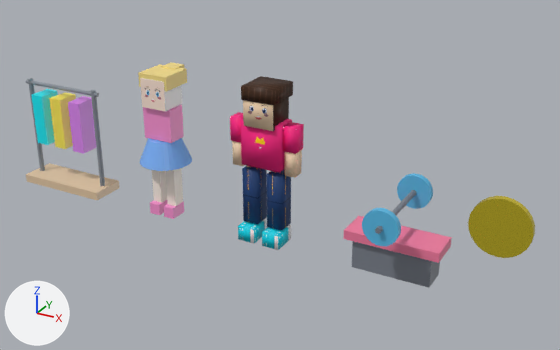
A saved change to the Blender file gameassets.blend.
One viewpoint serves both versions: a 50 mm lens placed at (4.55, -7.92, 4.9), pointed at (0.1, 0.16, 0.86). The lights are fixed; the arrows at lower left show +X, +Y and +Z. The older version comes first.

Objects in the first picture: 'Clothing_Rack', 'Coin', 'Girl_NPC_1', 'Gym_Bench', 'Player_Character'.
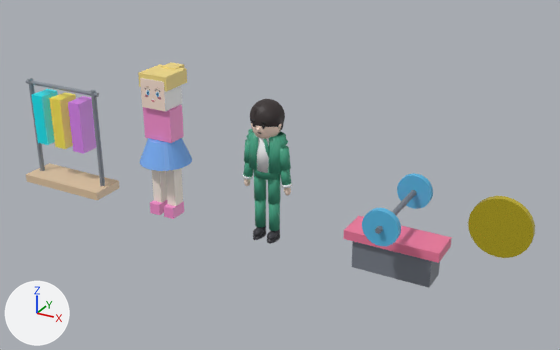
Commit message: feat: redesign player character to match stylized mobile tycoon ad aesthetic

What differs and where, as boxes [x1, y1, x2, y2] in the pictures (560 x 350 px):
'Player_Character', reshaped, moved, recoloured (33% narrower, 17% shorter): before [230, 76, 304, 250]; after [243, 99, 292, 244]
part 1 of me_cube, added: after [251, 123, 281, 139]
part 2 of me_cube, added: after [250, 99, 285, 127]
part 3 of me_cube, added: after [256, 136, 269, 173]
part 4 of me_cube, added: after [248, 129, 257, 170]
part 5 of me_cube, added (green): after [269, 132, 286, 174]
part 6 of me_cube, added: after [254, 164, 277, 180]
part 7 of me_cube, added: after [254, 176, 266, 201]
part 8 of me_cube, added: after [255, 200, 266, 227]
part 9 of me_cube, added: after [268, 174, 280, 204]
part 10 of me_cube, added: after [269, 203, 280, 231]
part 11 of me_cube, added: after [253, 227, 264, 237]
part 12 of me_cube, added: after [253, 233, 266, 240]
part 13 of me_cube, added: after [267, 231, 277, 240]
part 14 of me_cube, added: after [267, 237, 280, 244]
part 15 of me_cube, deleted: before [230, 76, 304, 178]
part 16 of me_cube, cut back: before [238, 166, 291, 250]; after [243, 106, 292, 192]

Diff of the bpy script that builds the scene:
```diff
--- a/gameassets.blend.py
+++ b/gameassets.blend.py
@@ me_cube @@
-me_cube.from_pydata(...)  # 88 vertices, 66 faces; spans x -0.47..0.47, y -0.24..0.27, z 0.0..2.11
-me_cube.materials.append(mat_player_material)  # picture img_player_texture_png_004
+me_cube.from_pydata(...)  # 4870 vertices, 4636 faces; spans x -0.36..0.36, y -0.22..0.25, z -1.62..0.28
+# me_cube part 1: a new loose piece, a UV sphere (32 segments, 24 rings, poles along z) spanning x -0.19..0.19, y -0.19..0.19, z -0.24..0.24, in mat_mat_tycoon_skin (beige #ffe5d4)
+# me_cube part 2: a new loose piece, a UV sphere (32 segments, 24 rings, poles along z) spanning x -0.22..0.22, y -0.2..0.25, z -0.14..0.28, in mat_mat_tycoon_hair (dark grey #3f3838)
+# me_cube part 3: a new loose piece, a 24-sided cylinder along z spanning x -0.13..0.13, y -0.13..0.11, z -0.63..-0.15, in mat_mat_tycoon_shirt (white #fafcfd)
+# me_cube part 4: a new loose piece, a 20-sided cylinder along z spanning x -0.25..0.0, y -0.1..0.13, z -0.63..-0.15, in mat_mat_tycoon_suit (green #4ba686)
+# me_cube part 5: a new loose piece, a 20-sided cylinder along z spanning x 0.0..0.25, y -0.1..0.13, z -0.63..-0.15, in mat_mat_tycoon_suit (green #4ba686)
+# me_cube part 6: a new loose piece, a 22-sided cylinder along z spanning x -0.18..0.18, y -0.12..0.14, z -0.73..-0.55, in mat_mat_tycoon_suit (green #4ba686)
+# me_cube part 7: a new loose piece, an 18-sided cylinder along z spanning x -0.18..-0.03, y -0.07..0.09, z -1.08..-0.66, in mat_mat_tycoon_suit (green #4ba686)
+# me_cube part 8: a new loose piece, an 18-sided cylinder along z spanning x -0.18..-0.03, y -0.06..0.08, z -1.47..-1.05, in mat_mat_tycoon_suit (green #4ba686)
+# me_cube part 9: a new loose piece, an 18-sided cylinder along z spanning x 0.03..0.18, y -0.07..0.09, z -1.08..-0.66, in mat_mat_tycoon_suit (green #4ba686)
+# me_cube part 10: a new loose piece, an 18-sided cylinder along z spanning x 0.03..0.18, y -0.06..0.08, z -1.47..-1.05, in mat_mat_tycoon_suit (green #4ba686)
+# me_cube part 11: a new loose piece, a UV sphere (18 segments, 12 rings, poles along z) spanning x -0.17..-0.04, y -0.14..0.04, z -1.6..-1.49, in mat_mat_tycoon_shoes (dark grey #45454b)
+# me_cube part 12: a new loose piece, a 20-sided cylinder along z spanning x -0.172..-0.038, y -0.148..0.118, z -1.618..-1.582, in mat_mat_tycoon_shoes (dark grey #45454b)
+# me_cube part 13: a new loose piece, a UV sphere (18 segments, 12 rings, poles along z) spanning x 0.04..0.17, y -0.14..0.04, z -1.6..-1.49, in mat_mat_tycoon_shoes (dark grey #45454b)
+# me_cube part 14: a new loose piece, a 20-sided cylinder along z spanning x 0.038..0.172, y -0.148..0.118, z -1.618..-1.582, in mat_mat_tycoon_shoes (dark grey #45454b)
+# me_cube part 15: 7 loose pieces with 56 vertices, spanning x -0.47..0.47, y -0.21..0.27, z 0.99..2.11, are deleted
+# me_cube part 16: 32 vertices removed from x -0.3..0.3, y -0.24..0.12, z 0.0..0.98; 484 vertices added at x -0.36..0.36, y -0.2..0.09, z -0.9..0.25
+# other edits to the shape of me_cube do not show in these pictures
+me_cube.materials.append(mat_mat_tycoon_skin)  # beige #ffe5d4
+me_cube.materials.append(mat_mat_tycoon_features)  # dark grey #303030
+me_cube.materials.append(mat_mat_tycoon_hair)  # dark grey #3f3838
+me_cube.materials.append(mat_mat_tycoon_shirt)  # white #fafcfd
+me_cube.materials.append(mat_mat_tycoon_suit)  # green #4ba686
+me_cube.materials.append(mat_mat_tycoon_shoes)  # dark grey #45454b
@@ ob_player_character @@
 ob_player_character = bpy.data.objects.new('Player_Character', me_cube)
-ob_player_character.location = (0.0, 0.0, 0.0)
+ob_player_character.location = (0.0, 0.0, 1.62)
```
